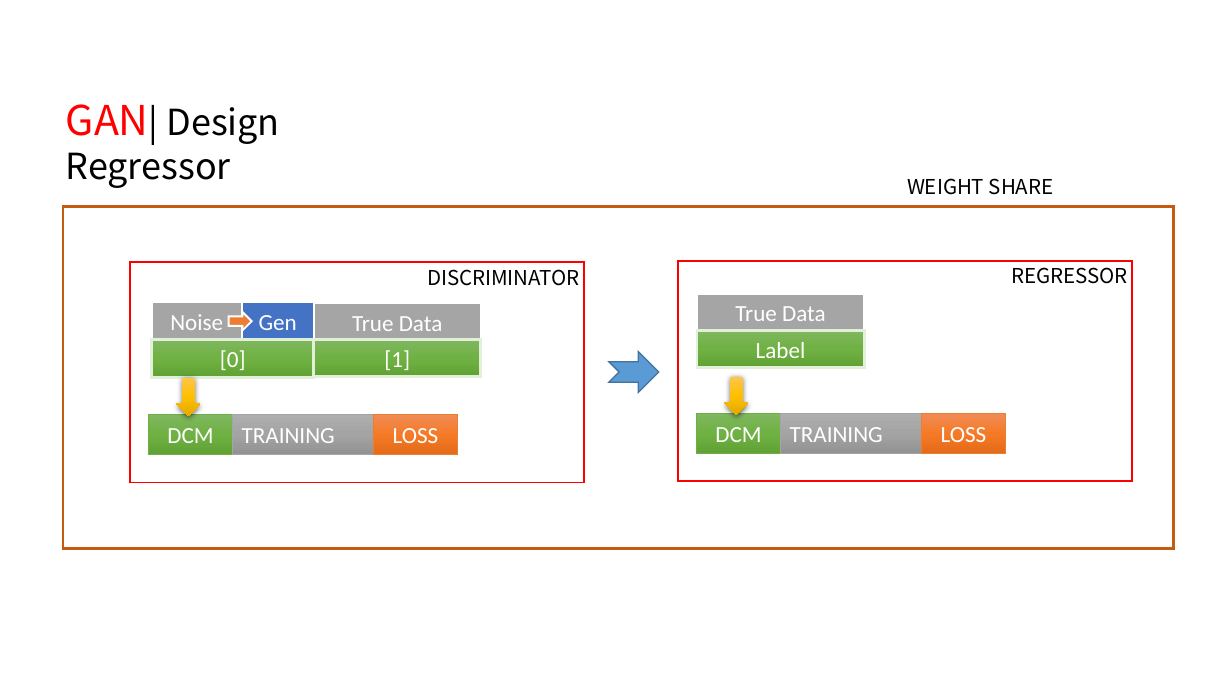
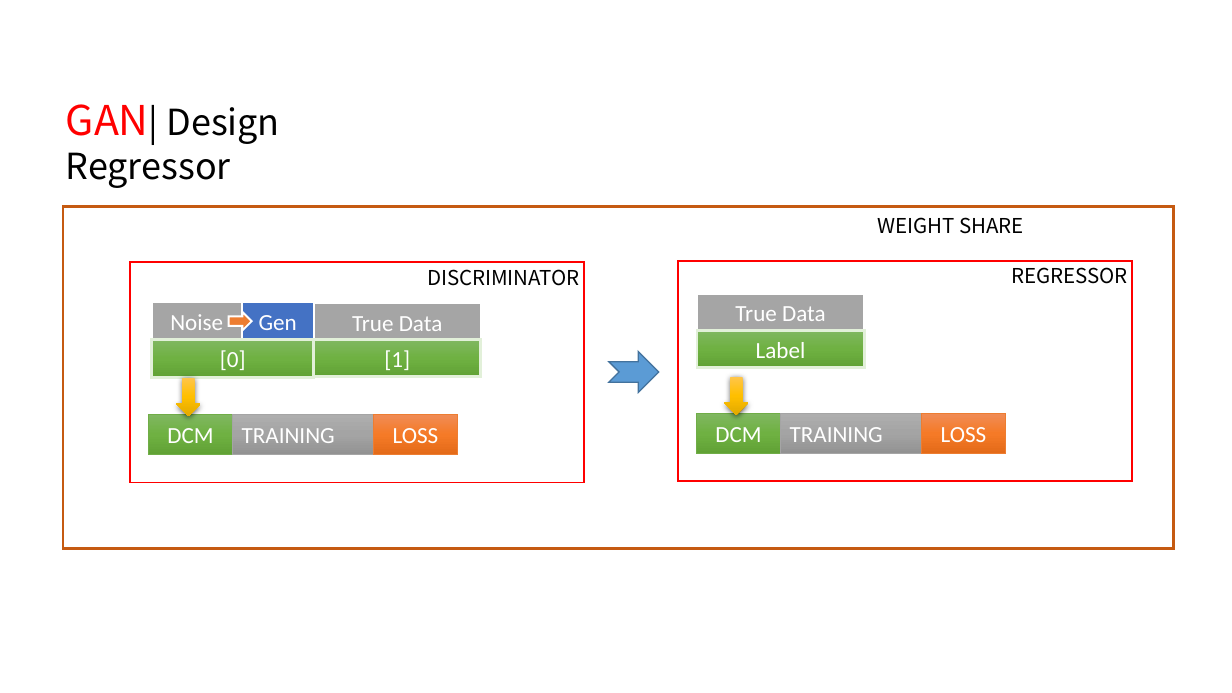
Before and after one commit to DreamPurchaseZnz/Picture, a slide deck: slide 11 of GANs_model.pptx (slide 7 before the commit). Drawn at 1232x693 pixels with LibreOffice and Linux fonts; fonts in the diff are those of the drawing. Boxes give left, top, right and bottom in pixels: in the first picture for what was removed or moved away, otherwise in the second. Text is boxed around its words. In the diff, an @@ line names an element or a change of style, - is before the commit and + after.

```diff
--- a/GANs_model.pptx
+++ b/GANs_model.pptx
@@ text "WEIGHT SHARE": place and size @@
-text "WEIGHT SHARE" at box(907, 178, 1054, 195)
+text "WEIGHT SHARE" at box(877, 217, 1024, 234)
```
Also in this commit, not shown: 3 other slides changed, 13 slides added, 2 slides removed.
